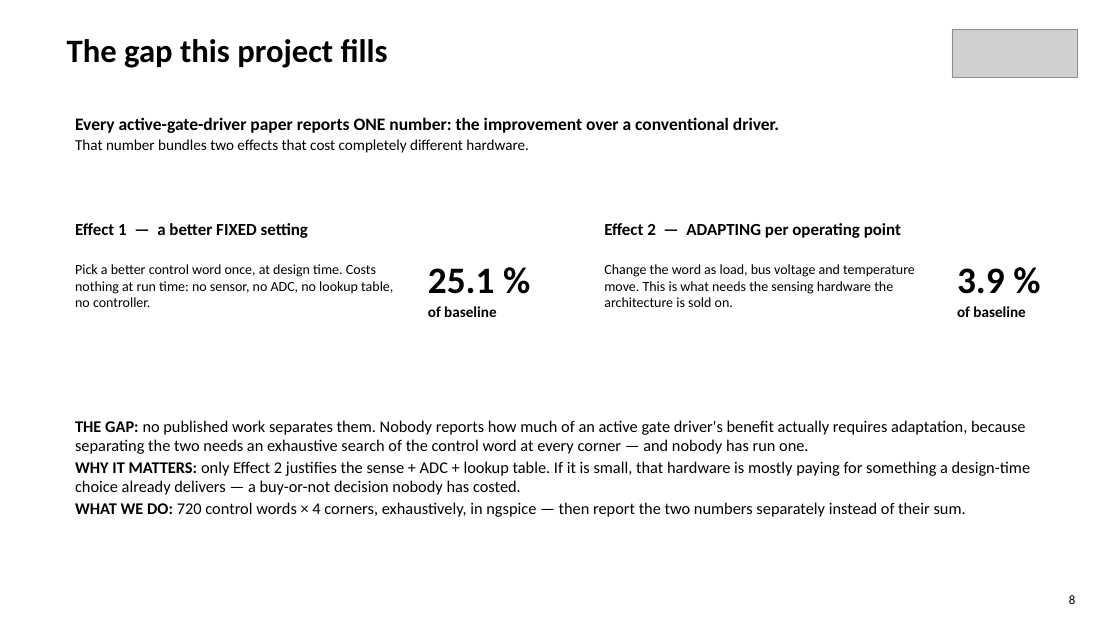
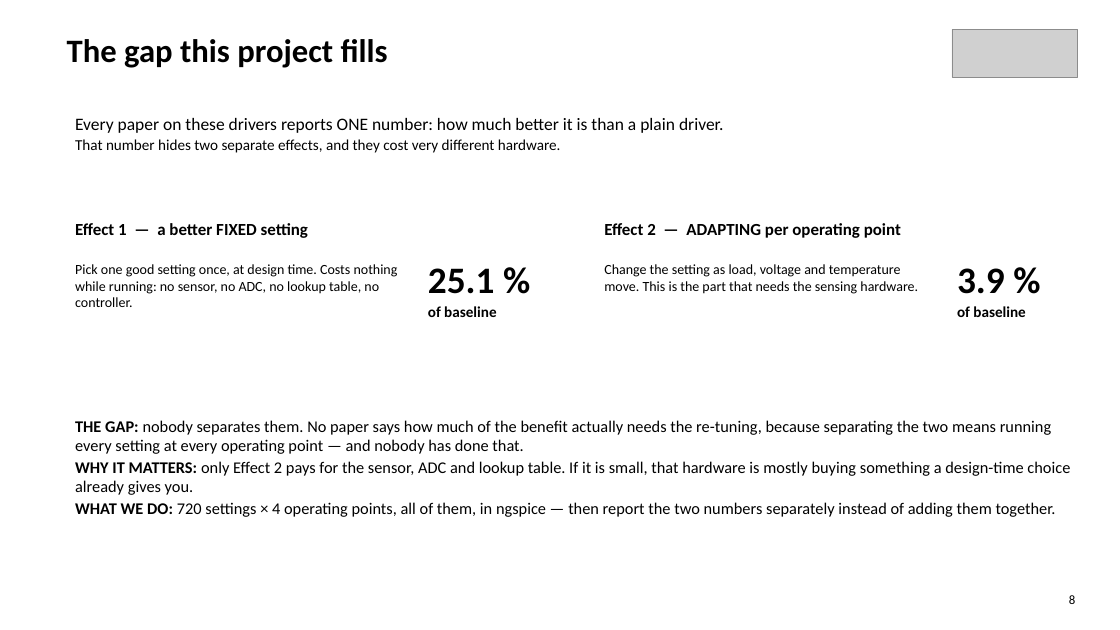
Before and after one commit to Amritha902/gan-driver, a slide deck: slide 8 of review/Review1_GaN_Segmented_Gate_Driver.pptx. Drawn at 1120x630 pixels with LibreOffice and Linux fonts; fonts in the diff are those of the drawing; grey boxes stand for pictures. Boxes give left, top, right and bottom in pixels: in the first picture for what was removed or moved away, otherwise in the second. Text is boxed around its words. In the diff, an @@ line names an element or a change of style, - is before the commit and + after.

```diff
--- a/review/Review1_GaN_Segmented_Gate_Driver.pptx
+++ b/review/Review1_GaN_Segmented_Gate_Driver.pptx
@@ text at box(75, 118, 723, 153): text changed; bold off @@
-Every active-gate-driver paper reports ONE number: the improvement over a conventional driver.
-That number bundles two effects that cost completely different hardware.
+Every paper on these drivers reports ONE number: how much better it is than a plain driver.
+That number hides two separate effects, and they cost very different hardware.
@@ text at box(75, 264, 398, 307): text changed @@
-Pick a better control word once, at design time. Costs nothing at run time: no sensor, no ADC, no lookup table, no controller.
+Pick one good setting once, at design time. Costs nothing while running: no sensor, no ADC, no lookup table, no controller.
@@ text at box(604, 264, 918, 294): text changed @@
-Change the word as load, bus voltage and temperature move. This is what needs the sensing hardware the architecture is sold on.
+Change the setting as load, voltage and temperature move. This is the part that needs the sensing hardware.
@@ text at box(75, 420, 1070, 517): text changed @@
-THE GAP: no published work separates them. Nobody reports how much of an active gate driver's benefit actually requires adaptation, because separating the two needs an exhaustive search of the control word at every corner — and nobody has run one.
-WHY IT MATTERS: only Effect 2 justifies the sense + ADC + lookup table. If it is small, that hardware is mostly paying for something a design-time choice already delivers — a buy-or-not decision nobody has costed.
-WHAT WE DO: 720 control words × 4 corners, exhaustively, in ngspice — then report the two numbers separately instead of their sum.
+THE GAP: nobody separates them. No paper says how much of the benefit actually needs the re-tuning, because separating the two means running every setting at every operating point — and nobody has done that.
+WHY IT MATTERS: only Effect 2 pays for the sensor, ADC and lookup table. If it is small, that hardware is mostly buying something a design-time choice already gives you.
+WHAT WE DO: 720 settings × 4 operating points, all of them, in ngspice — then report the two numbers separately instead of adding them together.
```
Also in this commit, not shown: 18 other slides changed, 6 slides removed, 12 other files.
